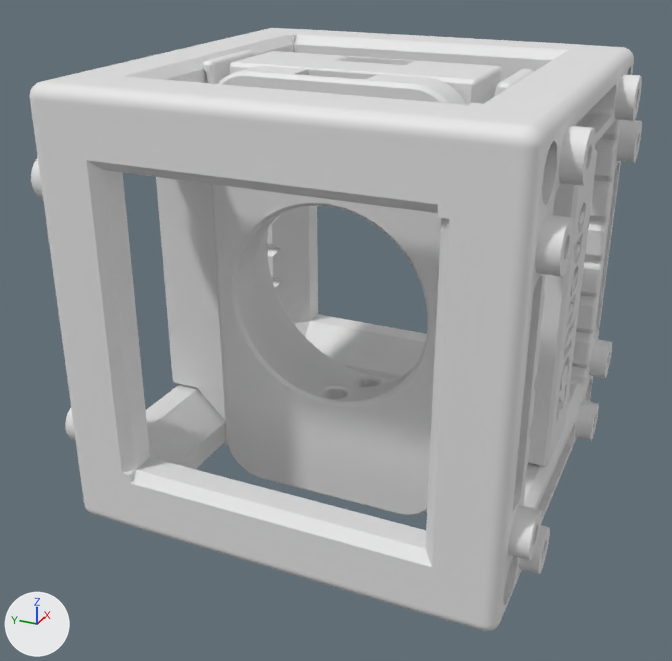
The glTF model examples/designs/cube-mounted/slide-holder.dsn/_objects:x.glb, before and after one commit.
Camera for both pictures: a camera (50 mm lens) standing at (-0.0949, -0.0395, 0.0402) and looking at (-0.0035, 0.0017, -0.0055). Lighting does not change. The marker at lower left points along +X, +Y and +Z. The older version comes first. Where no turn or scale is listed for an object, it has been applied to the vertices.

The scene before the commit, as lines of its bpy script (objects in view):
```python
me_prt___1003___cubhlf111___v04 = bpy.data.meshes.new('PRT - 1003 - CUBHLF111 - V04')
me_prt___1003___cubhlf111___v04.from_pydata(...)  # 32695 vertices, 65406 faces; spans x -0.0249..0.0249, y -0.0198..0.0269, z -0.0249..0.0249
me_prt___2008___samclp = bpy.data.meshes.new('PRT - 2008 - SAMCLP')
me_prt___2008___samclp.from_pydata(...)  # 2545 vertices, 5098 faces; spans x 0.0002..0.005, y -0.014..0.014, z -0.0247..0.0247
me_prt___2028___inssammnt___v04 = bpy.data.meshes.new('PRT - 2028 - INSSAMMNT - V04')
me_prt___2028___inssammnt___v04.from_pydata(...)  # 19986 vertices, 39980 faces; spans x -0.005..0.005, y -0.0247..0.0247, z -0.0247..0.0247
ob_prt___1003___cubhlf111___v04_001 = bpy.data.objects.new('PRT - 1003 - CUBHLF111 - V04.001', me_prt___1003___cubhlf111___v04)
ob_prt___1003___cubhlf111___v04_001.parent = ob_upper_half
ob_prt___1003___cubhlf111___v04_001.location = (0.0, 0.0, 0.0)
ob_prt___2008___samclp = bpy.data.objects.new('PRT - 2008 - SAMCLP', me_prt___2008___samclp)
ob_prt___2008___samclp.location = (-0.01, 0.0, 0.0)
ob_prt___2028___inssammnt___v04 = bpy.data.objects.new('PRT - 2028 - INSSAMMNT - V04', me_prt___2028___inssammnt___v04)
ob_prt___2028___inssammnt___v04.location = (0.0, 0.0, 0.0)
# also in view: 'PRT - 1003 - CUBHLF111 - V04' at (0.0, 0.0036, 0.0)
```
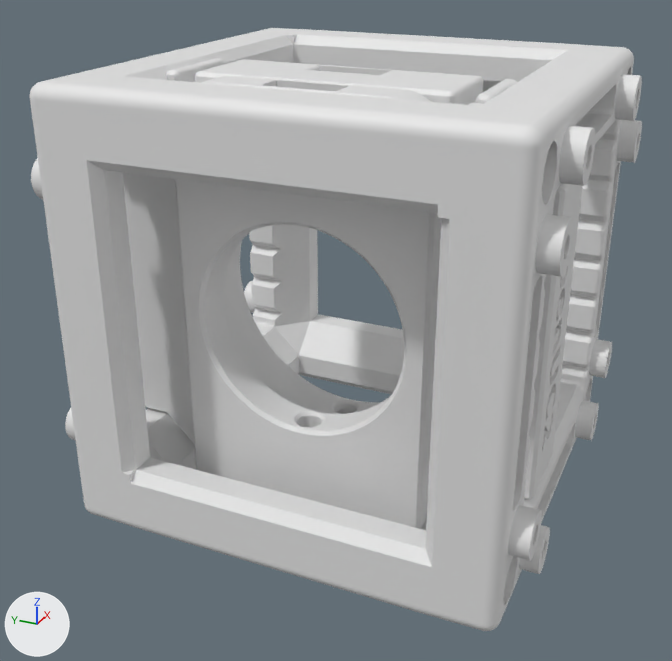
What differs and where, as boxes [x1, y1, x2, y2] in the pictures (672 x 661 px):
'PRT - 2008 - SAMCLP', moved
    before: [212, 66, 467, 516]
    after: [175, 76, 441, 529]
'PRT - 2028 - INSSAMMNT - V04', moved
    before: [156, 50, 597, 467]
    after: [123, 58, 582, 530]

Patch to the scene script:
```diff
--- a/examples/designs/cube-mounted/slide-holder.dsn/_objects:x.glb.py
+++ b/examples/designs/cube-mounted/slide-holder.dsn/_objects:x.glb.py
@@ ob_prt___2008___samclp @@
 ob_prt___2008___samclp = bpy.data.objects.new('PRT - 2008 - SAMCLP', me_prt___2008___samclp)
-ob_prt___2008___samclp.location = (-0.01, 0.0, 0.0)
+ob_prt___2008___samclp.location = (-0.017, 0.0, 0.0)
@@ ob_prt___2028___inssammnt___v04 @@
 ob_prt___2028___inssammnt___v04 = bpy.data.objects.new('PRT - 2028 - INSSAMMNT - V04', me_prt___2028___inssammnt___v04)
-ob_prt___2028___inssammnt___v04.location = (0.0, 0.0, 0.0)
+ob_prt___2028___inssammnt___v04.location = (-0.007, 0.0, 0.0)
```
